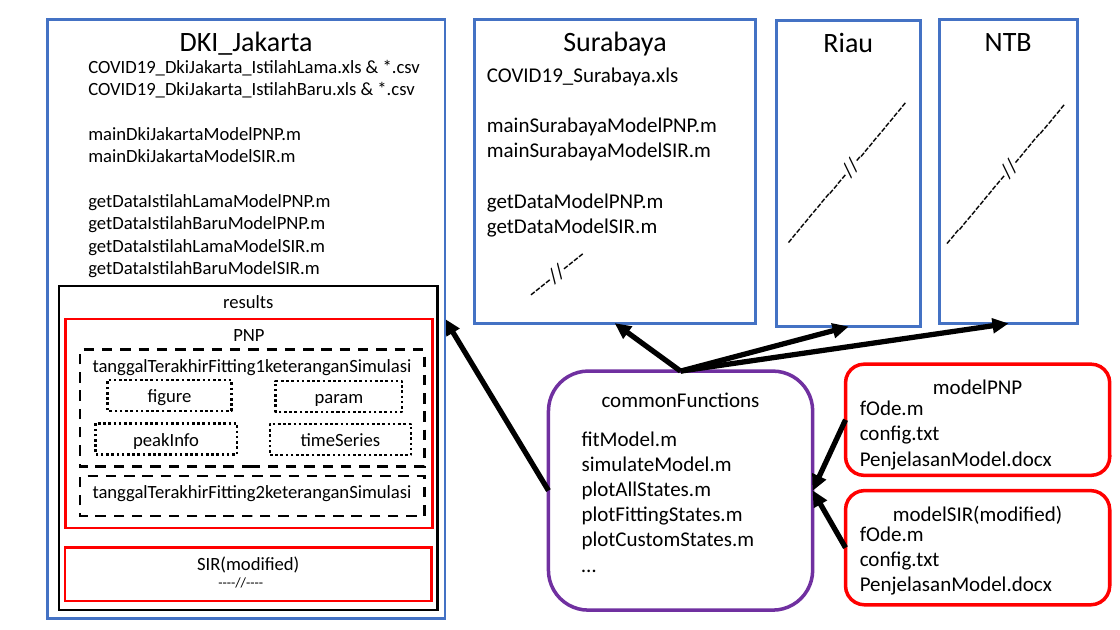
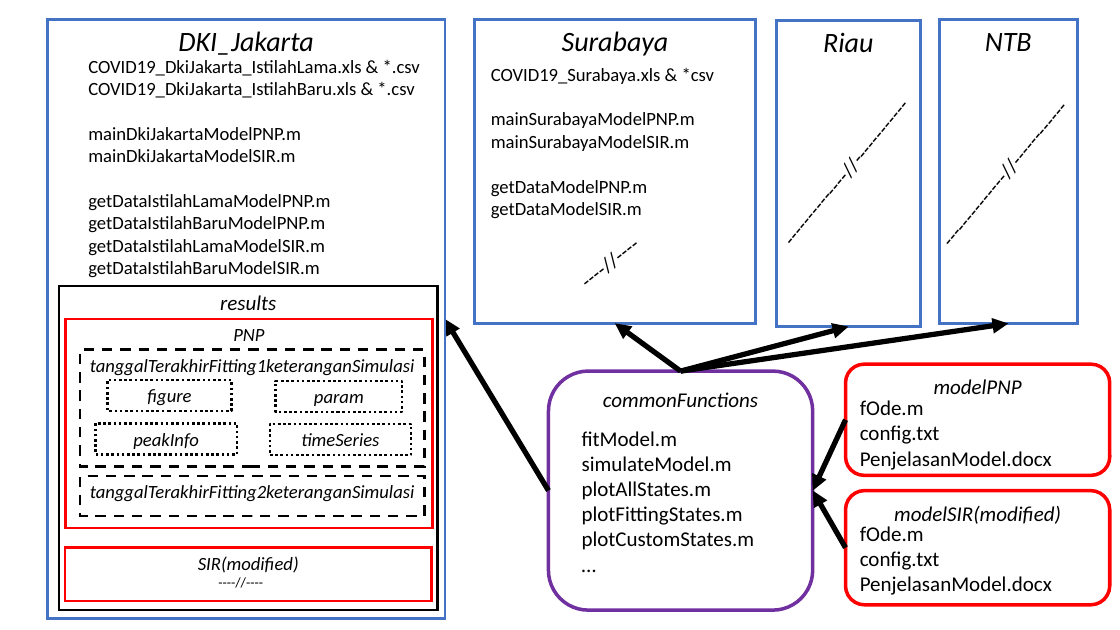
Before and after one commit to BagaskaraPutra/Indonesia-COVID19-Model-Fitting-and-Simulation, a slide deck: slide 1 of ArsitekturProgram.pptx. Drawn at 1120x630 pixels with LibreOffice and Linux fonts; fonts in the diff are those of the drawing. Boxes give left, top, right and bottom in pixels: in the first picture for what was removed or moved away, otherwise in the second. Text is boxed around its words. In the diff, an @@ line names an element or a change of style, - is before the commit and + after.

```diff
--- a/ArsitekturProgram.pptx
+++ b/ArsitekturProgram.pptx
@@ text at box(491, 68, 715, 84): text changed; size 18 to 16 pt @@
-COVID19_Surabaya.xls
+COVID19_Surabaya.xls & *csv
@@ text at box(88, 112, 695, 162): size 18 to 16 pt in "mainSurabayaModelPNP.m", "mainSurabayaModelSIR.m", "getDataModelPNP.m", "getDataModelSIR.m" @@
@@ text "----//----": place and size @@
-text "----//----" at box(512, 221, 615, 312)
+text "----//----" at box(566, 211, 669, 302)
@@ rectangle "results" at box(59, 286, 438, 610): size 16 to 18 pt, italic on @@
@@ italic on in 15 elements at box(776, 20, 920, 327), box(549, 371, 813, 611), box(846, 491, 1111, 605), box(475, 19, 755, 323), box(939, 19, 1077, 323), box(846, 365, 1111, 476), box(47, 19, 444, 618), box(66, 319, 432, 528), box(80, 350, 424, 466), box(276, 381, 402, 412), box(65, 548, 431, 602), box(270, 424, 411, 455), box(108, 380, 232, 411), box(96, 423, 238, 455), box(80, 476, 424, 517) @@
```
Also in this commit, not shown: 2 other files.
